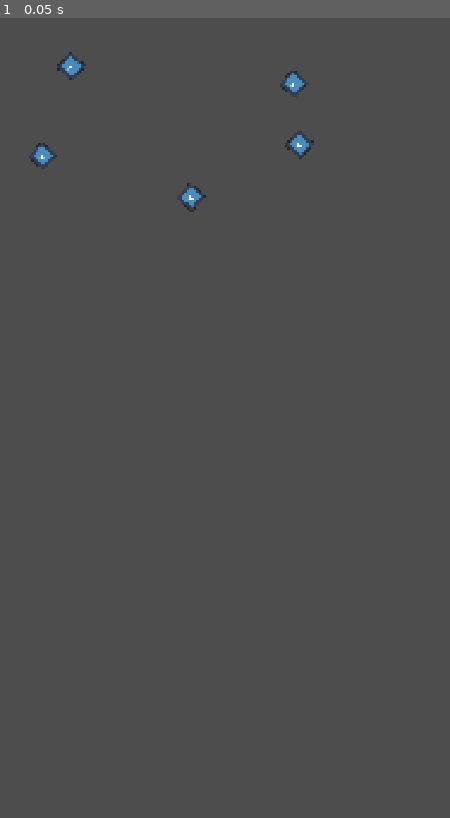
Above: before the commit, frame 1.
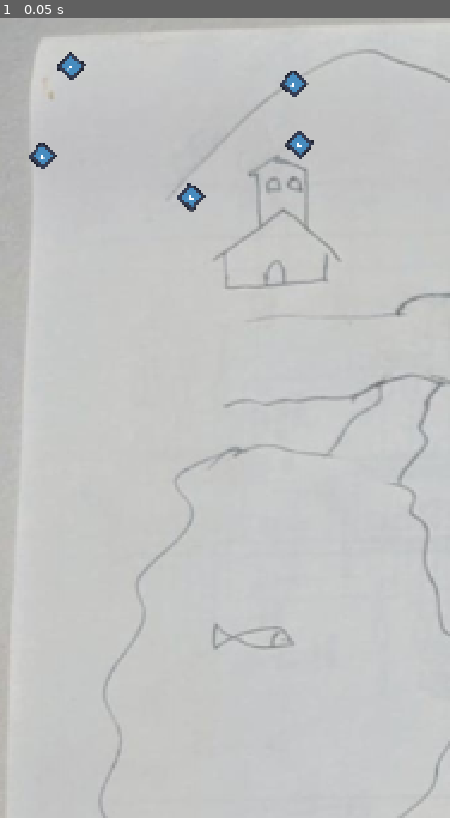
Above: after the commit, the same moment.

Repository: aik3n/ZeMobida
Game: Godot game, scene res://mapas/aldea.tscn
The game is run twice, just before and just after one commit, with the same random seed, the same clock (stepped at 60 frames per second) and the same inputs. This scene is started directly instead of the project's main scene. The engine's default icon, where the game draws it, is replaced by a stand-in: a white triangle on a blue panel in a dark square.
Inputs:
- Up to frame 1 (0.05 s): no input

The runs differ from the first frame. In frame 1, 99% of the frame differs, in the area x 0-100%, y 0-100%.

Commit message:
mapa aldea con fondo

Diff:
--- a/godot/escenas/player.tscn
+++ b/godot/escenas/player.tscn
@@ -17,5 +17,5 @@
 shape = SubResource("CircleShape2D_4kxuq")
 
 [node name="Camera2D" type="Camera2D" parent="." unique_id=460678938]
-drag_horizontal_enabled = true
-drag_vertical_enabled = true
+drag_horizontal_enabled = false
+drag_vertical_enabled = false
--- a/godot/mapas/aldea.tscn
+++ b/godot/mapas/aldea.tscn
@@ -2,12 +2,18 @@
 
 [ext_resource type="Texture2D" uid="uid://di4y2fkshmt31" path="res://art/preview/aldea.PNG" id="1_sru6s"]
 [ext_resource type="PackedScene" uid="uid://dr8npeucorwqx" path="res://escenas/pnj.tscn" id="2_jns4i"]
+[ext_resource type="Texture2D" path="res://art/mapas/aldea.PNG" id="3_fondo"]
 [ext_resource type="Texture2D" uid="uid://ddxmxgyyfy8mn" path="res://icon.svg" id="4_87o4k"]
 
 [sub_resource type="RectangleShape2D" id="RectangleShape2D_xw7ts"]
 size = Vector2(1699, 905)
 
 [node name="aldea2" type="Node2D" unique_id=493802413]
+
+[node name="Fondo" type="Sprite2D" parent="."]
+z_index = -10
+texture = ExtResource("3_fondo")
+centered = false
 
 [node name="Preview" type="Sprite2D" parent="." unique_id=1760231233]
 visible = false
--- a/godot/project.godot
+++ b/godot/project.godot
@@ -24,8 +24,8 @@
 
 window/size/viewport_width=1080
 window/size/viewport_height=1920
+window/size/window_width_override=500
 window/size/window_height_override=1000
-window/size/window_width_override=500
 window/stretch/mode="canvas_items"
 window/stretch/aspect="expand"
 window/handheld/orientation=1
--- a/godot/scripts/game.gd
+++ b/godot/scripts/game.gd
@@ -89,6 +89,7 @@
 	)
 
 	if camera != null:
+		camera.position = Vector2.ZERO
 		camera.enabled = false
 
 	for child in scene_container.get_children():
@@ -189,6 +190,12 @@
 
 		return
 
+	# Los mapas ilustrados pueden definir sus límites directamente con
+	# un Sprite2D llamado Fondo. Su textura se usa a escala 1:1.
+	if _configurar_limites_desde_fondo(camera):
+		camera.enabled = true
+		return
+
 	var camera_bounds: Area2D = mapa_actual.get_node_or_null(
 		"CameraBounds"
 	)
@@ -255,6 +262,50 @@
 	)
 
 	camera.enabled = true
+
+
+
+func _configurar_limites_desde_fondo(camera: Camera2D) -> bool:
+	var fondo_node := mapa_actual.get_node_or_null("Fondo")
+
+	if not fondo_node is Sprite2D:
+		return false
+
+	var fondo := fondo_node as Sprite2D
+
+	if fondo.texture == null:
+		return false
+
+	var local_rect := fondo.get_rect()
+	var corners: Array[Vector2] = [
+		fondo.to_global(local_rect.position),
+		fondo.to_global(
+			Vector2(local_rect.end.x, local_rect.position.y)
+		),
+		fondo.to_global(local_rect.end),
+		fondo.to_global(
+			Vector2(local_rect.position.x, local_rect.end.y)
+		)
+	]
+
+	var min_x := corners[0].x
+	var max_x := corners[0].x
+	var min_y := corners[0].y
+	var max_y := corners[0].y
+
+	for point in corners:
+		min_x = minf(min_x, point.x)
+		max_x = maxf(max_x, point.x)
+		min_y = minf(min_y, point.y)
+		max_y = maxf(max_y, point.y)
+
+	camera.limit_left = int(floor(min_x))
+	camera.limit_right = int(ceil(max_x))
+	camera.limit_top = int(floor(min_y))
+	camera.limit_bottom = int(ceil(max_y))
+	camera.position = Vector2.ZERO
+
+	return true
 
 
 
--- a/godot/scripts/player.gd
+++ b/godot/scripts/player.gd
@@ -11,6 +11,23 @@
 
 var vel := 400.0
 var destino: Vector2
+
+@onready var camera: Camera2D = $Camera2D
+
+const DRAG_THRESHOLD := 28.0
+const CAMERA_RECENTER_TIME := 0.38
+
+enum PointerSource {
+	NONE,
+	TOUCH,
+	MOUSE
+}
+
+var _pointer_source := PointerSource.NONE
+var _pointer_start := Vector2.ZERO
+var _pointer_last := Vector2.ZERO
+var _pointer_dragging := false
+var _camera_recenter_tween: Tween
 
 
 const NIVELES := {
@@ -36,14 +53,183 @@
 	destino = global_position
 
 
-func _unhandled_input(event):
+func _unhandled_input(event: InputEvent) -> void:
 	if event is InputEventScreenTouch:
-		if event.pressed:
-			destino = get_global_mouse_position()
-
-	elif event is InputEventMouseButton:
-		if event.button_index == MOUSE_BUTTON_LEFT and event.pressed:
-			destino = get_global_mouse_position()
+		var touch := event as InputEventScreenTouch
+
+		if touch.pressed:
+			_pointer_source = PointerSource.TOUCH
+			_begin_pointer(touch.position)
+		elif _pointer_source == PointerSource.TOUCH:
+			_end_pointer(touch.position)
+			_pointer_source = PointerSource.NONE
+
+		return
+
+	if event is InputEventScreenDrag:
+		if _pointer_source == PointerSource.TOUCH:
+			var drag := event as InputEventScreenDrag
+			_update_pointer(drag.position)
+
+		return
+
+	if event is InputEventMouseButton:
+		var mouse_button := event as InputEventMouseButton
+
+		if mouse_button.button_index != MOUSE_BUTTON_LEFT:
+			return
+
+		# En dispositivos táctiles Godot puede generar también eventos
+		# de ratón. Si ya estamos procesando el toque, se ignoran.
+		if mouse_button.pressed:
+			if _pointer_source != PointerSource.TOUCH:
+				_pointer_source = PointerSource.MOUSE
+				_begin_pointer(mouse_button.position)
+		elif _pointer_source == PointerSource.MOUSE:
+			_end_pointer(mouse_button.position)
+			_pointer_source = PointerSource.NONE
+
+		return
+
+	if event is InputEventMouseMotion:
+		if _pointer_source == PointerSource.MOUSE:
+			if Input.is_mouse_button_pressed(MOUSE_BUTTON_LEFT):
+				var motion := event as InputEventMouseMotion
+				_update_pointer(motion.position)
+
+
+func _begin_pointer(screen_position: Vector2) -> void:
+	_stop_camera_recenter()
+
+	_pointer_start = screen_position
+	_pointer_last = screen_position
+	_pointer_dragging = false
+
+	# El movimiento por tap empieza al soltar. Mientras se decide si
+	# el gesto es tap o arrastre, el personaje permanece quieto.
+	destino = global_position
+	velocity = Vector2.ZERO
+
+
+func _update_pointer(screen_position: Vector2) -> void:
+	var total_delta := screen_position - _pointer_start
+
+	if not _pointer_dragging:
+		if total_delta.length() < DRAG_THRESHOLD:
+			_pointer_last = screen_position
+			return
+
+		_pointer_dragging = true
+
+		# Al superar el umbral se aplica todo lo recorrido hasta ahora,
+		# para que el mapa alcance la posición del dedo sin salto raro.
+		_pan_camera(total_delta)
+	else:
+		_pan_camera(screen_position - _pointer_last)
+
+	_pointer_last = screen_position
+
+
+func _end_pointer(screen_position: Vector2) -> void:
+	if _pointer_dragging:
+		# Un arrastre sólo explora el mapa. Al soltar, la cámara se queda
+		# donde la dejó el jugador y no se inicia ningún desplazamiento.
+		_pointer_dragging = false
+		return
+
+	# El destino se calcula antes de recentrar la cámara para que un tap
+	# sobre un mapa desplazado apunte al lugar que realmente se tocó.
+	var world_position := _screen_to_world(screen_position)
+	destino = world_position
+	_start_camera_recenter()
+
+
+func _start_camera_recenter() -> void:
+	_stop_camera_recenter()
+
+	if camera.position.is_zero_approx():
+		camera.position = Vector2.ZERO
+		return
+
+	# Tween nativo de Godot: el arrastre sigue respondiendo 1:1 al dedo,
+	# pero al ordenar movimiento la cámara recupera al jugador sin salto.
+	_camera_recenter_tween = create_tween()
+	_camera_recenter_tween.set_trans(Tween.TRANS_CUBIC)
+	_camera_recenter_tween.set_ease(Tween.EASE_OUT)
+	_camera_recenter_tween.tween_property(
+		camera,
+		"position",
+		Vector2.ZERO,
+		CAMERA_RECENTER_TIME
+	)
+
+
+func _stop_camera_recenter() -> void:
+	if _camera_recenter_tween != null:
+		if _camera_recenter_tween.is_valid():
+			_camera_recenter_tween.kill()
+
+		_camera_recenter_tween = null
+
+
+func _screen_to_world(screen_position: Vector2) -> Vector2:
+	return (
+		get_viewport().get_canvas_transform().affine_inverse()
+		* screen_position
+	)
+
+
+func _pan_camera(screen_delta: Vector2) -> void:
+	var world_delta := Vector2(
+		screen_delta.x / camera.zoom.x,
+		screen_delta.y / camera.zoom.y
+	)
+
+	# El mapa sigue el movimiento del dedo: arrastrar a la derecha
+	# desplaza el contenido visual a la derecha, por lo que la cámara
+	# se mueve en sentido contrario.
+	camera.position -= world_delta
+	_clamp_camera_to_limits()
+
+
+func _clamp_camera_to_limits() -> void:
+	var viewport_size := get_viewport_rect().size
+	var half_view := Vector2(
+		viewport_size.x / (2.0 * camera.zoom.x),
+		viewport_size.y / (2.0 * camera.zoom.y)
+	)
+
+	var camera_center := global_position + camera.position
+
+	camera_center.x = _clamp_camera_axis(
+		camera_center.x,
+		camera.limit_left,
+		camera.limit_right,
+		half_view.x
+	)
+	camera_center.y = _clamp_camera_axis(
+		camera_center.y,
+		camera.limit_top,
+		camera.limit_bottom,
+		half_view.y
+	)
+
+	camera.position = camera_center - global_position
+
+
+func _clamp_camera_axis(
+	value: float,
+	limit_min: int,
+	limit_max: int,
+	half_view: float
+) -> float:
+	var min_center := float(limit_min) + half_view
+	var max_center := float(limit_max) - half_view
+
+	if min_center > max_center:
+		return (float(limit_min) + float(limit_max)) * 0.5
+
+	return clampf(value, min_center, max_center)
 
 
 func _physics_process(_delta):
@@ -55,6 +241,8 @@
 	)
 
 	if input_direction != Vector2.ZERO:
+		# Teclado/mandos vuelven inmediatamente al seguimiento normal.
+		camera.position = Vector2.ZERO
 		velocity = input_direction * vel
 		move_and_slide()
 		return
Binary file changed: godot/art/mapas/aldea.PNG
Not shown, changed: docs/ARCHITECTURE.md
Not shown, changed: docs/DECISIONS.md
Not shown, changed: docs/DEVELOPMENT.md
Not shown, changed: docs/UI_PROTOTYPE.md
